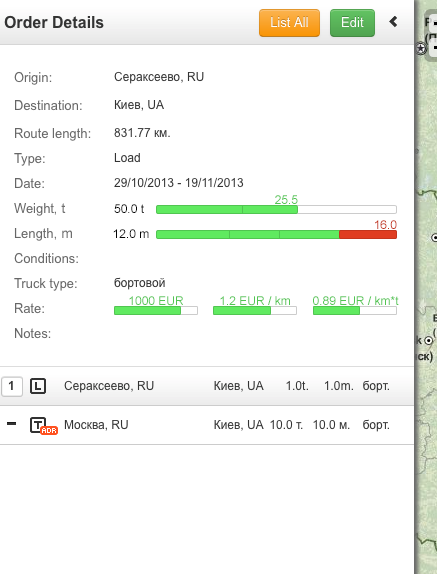
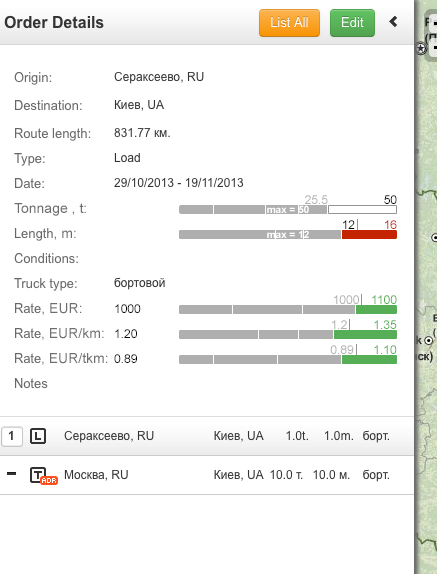
Revision of a layered 437 x 574 image; what changed, layer by layer:
added group "Rate EUR/tkm" with 11 layers above "Rate EUR/km" over [42, 344, 397, 365]
added layer ", EUR/tkm:" in group "Rate EUR/tkm" over [42, 353, 108, 365]
renamed "0.89 EUR / km*t" to "0.89", moved it into group "Rate EUR/tkm", painted on it over [313, 296, 399, 354]
moved "Rounded Rectangle 2 copy 3" into group "Rate EUR/tkm", painted on it over [179, 306, 360, 364]
moved "Progress bar frame copy 3" into group "Rate EUR/tkm", painted on it over [179, 306, 397, 364]
added group "Rate EUR/km" with 11 layers above "Rate EUR" over [42, 319, 397, 340]
added layer ", EUR/km:" in group "Rate EUR/km" over [42, 328, 104, 340]
renamed "1.2 EUR / km" to "1.2", moved it into group "Rate EUR/km", painted on it over [220, 296, 347, 329]
added layer "Rounded Rectangle 2 copy 5" in group "Rate EUR/km" over [334, 330, 397, 339]
moved "Rounded Rectangle 2 copy 2" into group "Rate EUR/km", painted on it over [179, 306, 336, 339]
moved "Progress bar frame copy 2" into group "Rate EUR/km", painted on it over [179, 306, 397, 339]
renamed "1000 EUR" to "1000", painted on it over [129, 295, 359, 306]
painted on "Rounded Rectangle 2 copy" over [114, 305, 356, 315]
painted on "Progress bar frame copy" over [114, 305, 397, 315]
renamed "Rounded Rectangle 4" to "Shape 3 copy", moved it above "Shape 3", painted on it over [339, 230, 397, 239]
painted on "Rounded Rectangle 3" over [156, 230, 365, 239]
moved "Progress bar frame" (1st of 2, in "Lenght bar") above "Progress bar filling02", painted on it over [156, 230, 397, 239]
moved "Rounded Rectangle 2" above "Progress bar frame", painted on it over [156, 205, 328, 214]
painted on "Progress bar frame" (2nd of 2, in "Weight bar") over [156, 205, 397, 214]
renamed ", t" to "Tonnage , t:", painted on it over [14, 203, 86, 216]
painted on "Background" over [0, 203, 414, 495]
…and 22 more changes (13 added, 9 painted, 5 renamed, 1 stack, 3 visibility)
